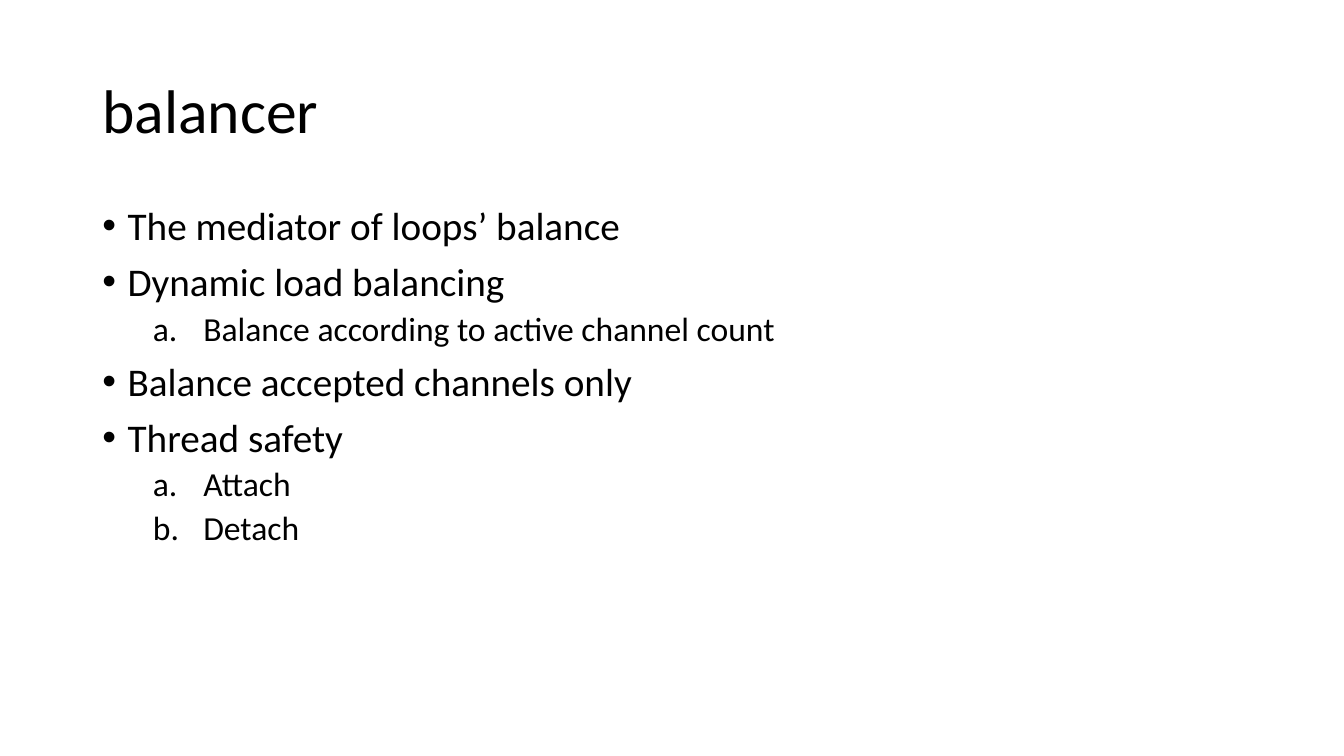
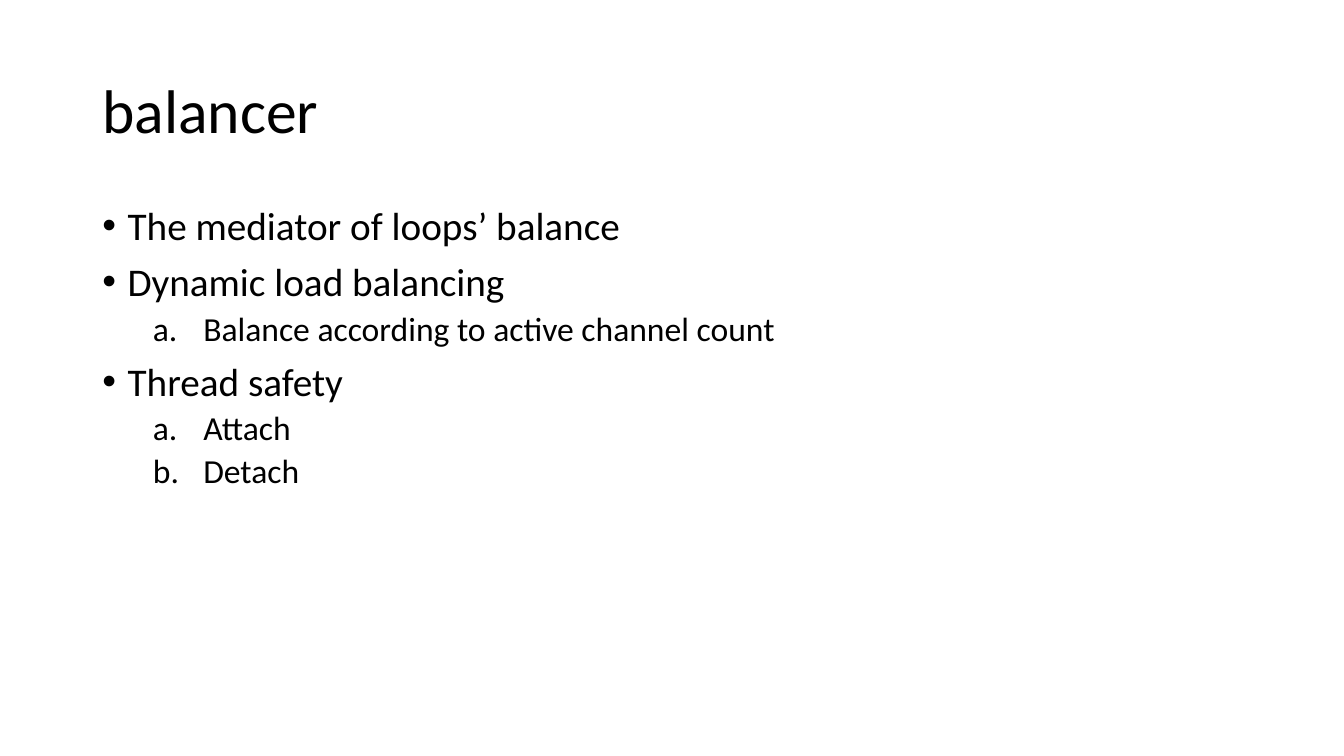
Before and after one commit to dennis-kk/knet, a slide deck: slide 12 of doc/knet.pptx. Drawn at 1344x756 pixels with LibreOffice and Linux fonts; fonts in the diff are those of the drawing. Boxes give left, top, right and bottom in pixels: in the first picture for what was removed or moved away, otherwise in the second. Text is boxed around its words. In the diff, an @@ line names an element or a change of style, - is before the commit and + after.

```diff
--- a/doc/knet.pptx
+++ b/doc/knet.pptx
@@ text at box(128, 368, 632, 403): paragraph removed @@
-• Balance accepted channels only
```
Also in this commit, not shown: 2 other slides changed, 26 other files.
